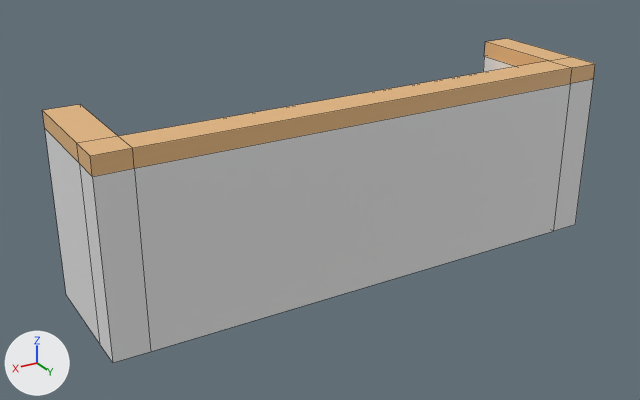
The FBX model Assets/Models/Props/counter2.fbx, before and after one commit.
One viewpoint serves both versions: a 50 mm lens placed at (2.65, 3.95, 2.49), pointed at (0.15, -0.2, 0.42). Arrows for +X, +Y and +Z are at lower left; the lights stay in place. Mesh edges are drawn as thin lines. Where no turn or scale is listed for an object, it has been applied to the vertices.
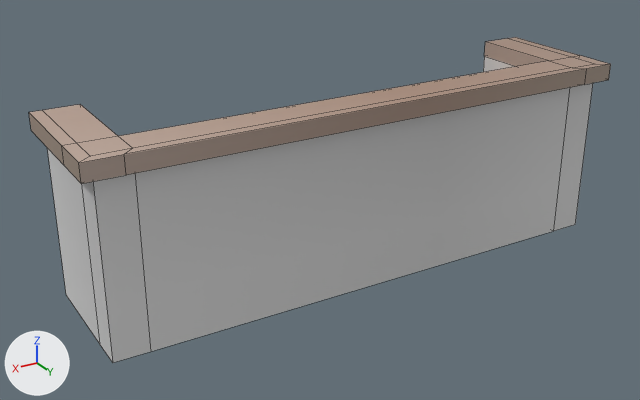
Pixel boxes [x1, y1, x2, y2] of what changed, in the pictures (640 x 400 px):
'Cube', reshaped
    before: [42, 38, 595, 363]
    after: [29, 37, 611, 363]
part 1 of me_cube_001, built on
    before: [42, 64, 595, 177]
    after: [29, 37, 611, 184]
part 2 of me_cube_001, recoloured
    both: [47, 56, 593, 359]
part 3 of me_cube_001, recoloured
    both: [43, 38, 595, 156]

The edits, one by one:
Picture 'Hospital Atlas.png' (img_hospital_atlas_png) is new.
Material 'Metal' (mat_metal) is new.
Its texture is img_hospital_atlas_png.
Material 'Matte' (mat_matte) is new.
Its texture is img_hospital_atlas_png.
me_cube_001 is used by ob_cube; location (0.0, 0.0, 0.0).
me_cube_001 had 44 vertices, 40 faces and spanned x -1.6..1.6, y -0.6..0.2, z 0.0..1.1.
me_cube_001 now has 60 vertices, 56 faces and spans x -1.67..1.67, y -0.6..0.26, z 0.0..1.1.
Part 1, on me_cube_001:
7 faces are deleted.
16 vertices are added at x -1.67..1.67, y -0.6..0.26, z 1.0..1.1.
16 new faces join them, mat_matte (picture img_hospital_atlas_png).
7 new faces join them, mat_metal (picture img_hospital_atlas_png).
me_cube_001 part 2: 12 faces spanning x -1.6..1.6, y -0.6..0.2, z 0.0..1.0 switch from mat_top (white #e7e7e7) to mat_metal (picture img_hospital_atlas_png).
me_cube_001 part 3: 21 faces spanning x -1.6..1.6, y -0.6..0.2, z 0.0..1.1 switch from mat_bot (beige #e7b981) to mat_matte (picture img_hospital_atlas_png).
